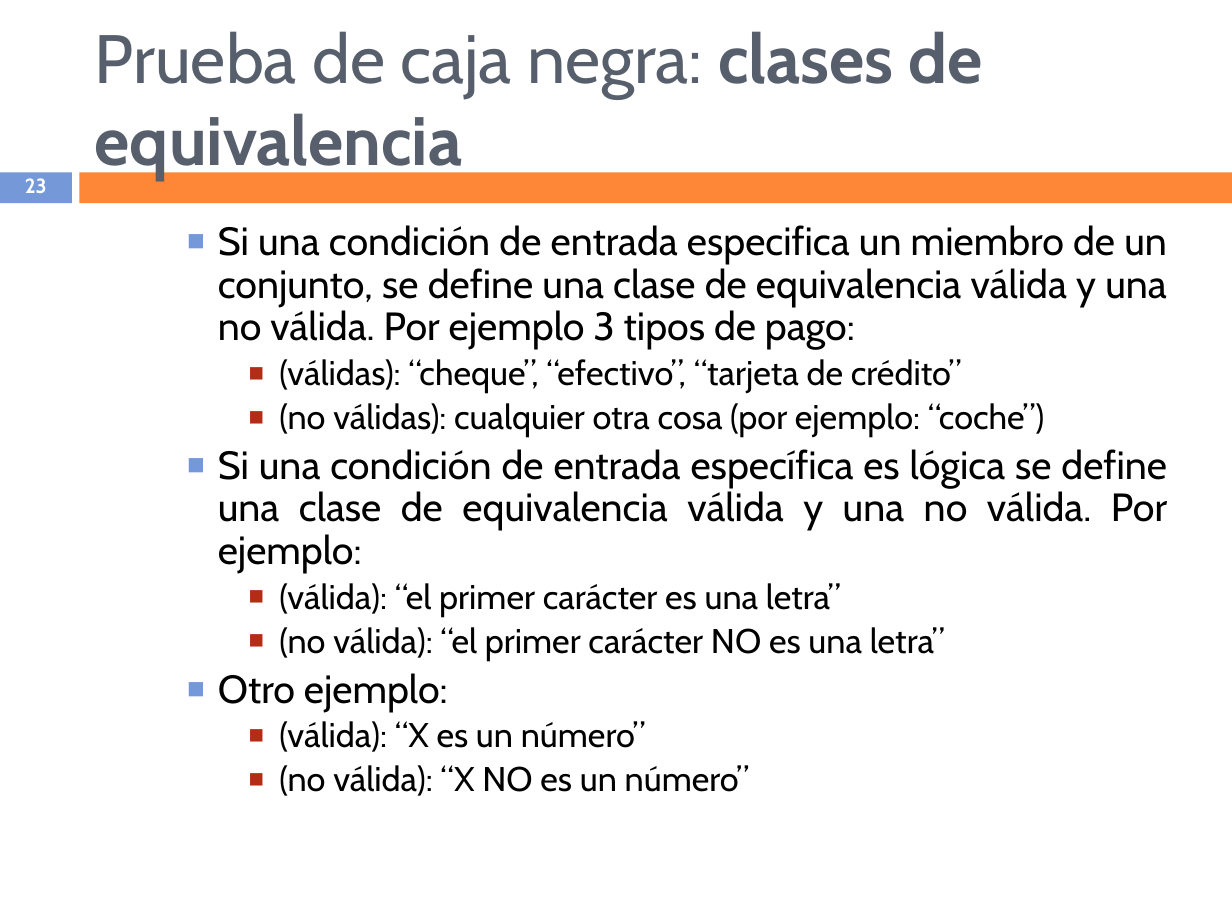
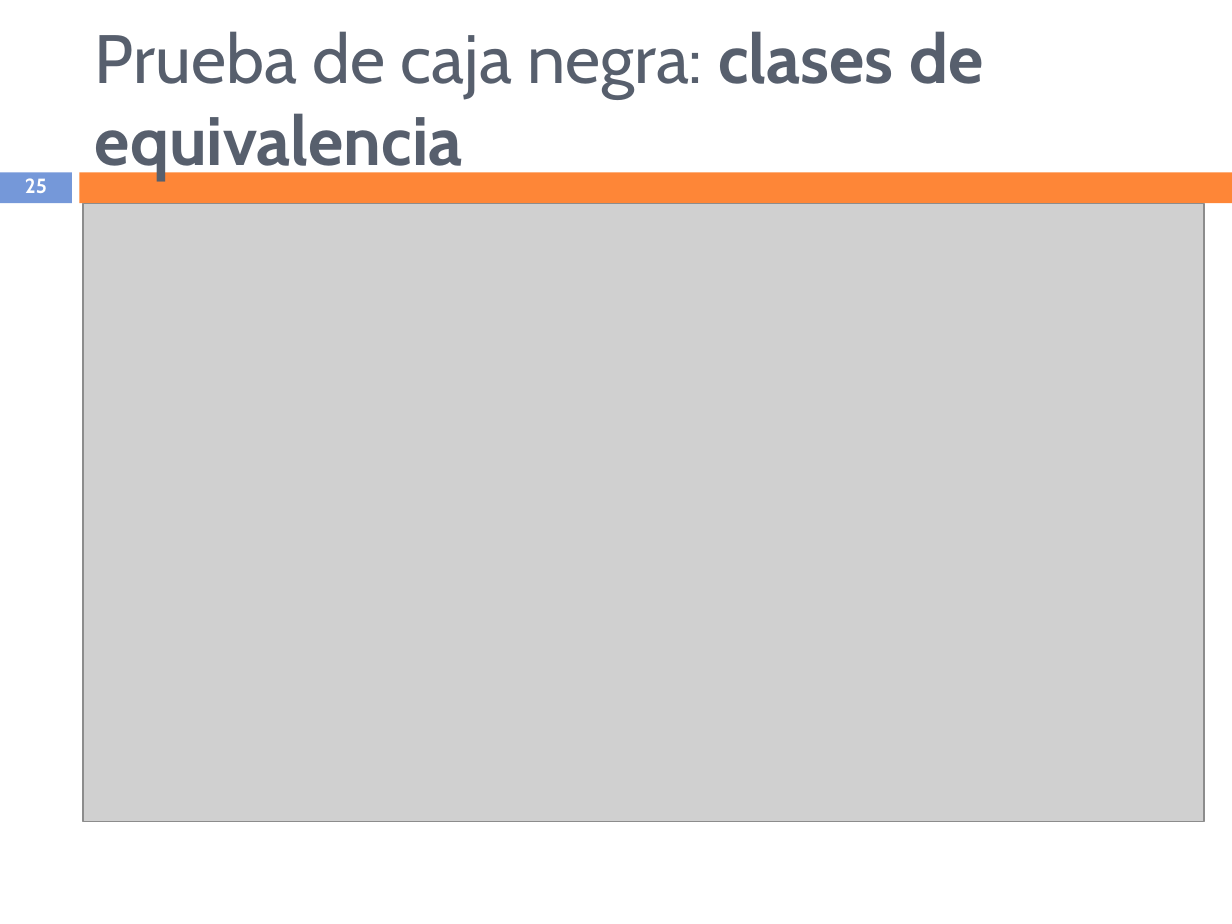
Before and after one commit to TerciodeMarte/DAM, a slide deck: slide 25 of DAM-1/ED/EVALUACION-3/TEMA-5/TEORIA/Diseño y realización de pruebas.ppt (slide 23 before the commit). Drawn at 1232x924 pixels with LibreOffice and Linux fonts; fonts in the diff are those of the drawing; grey boxes stand for pictures. Boxes give left, top, right and bottom in pixels: in the first picture for what was removed or moved away, otherwise in the second. Text is boxed around its words. In the diff, an @@ line names an element or a change of style, - is before the commit and + after.

```diff
--- a/DAM-1/ED/EVALUACION-3/TEMA-5/TEORIA/Diseño y realización de pruebas.ppt
+++ b/DAM-1/ED/EVALUACION-3/TEMA-5/TEORIA/Diseño y realización de pruebas.ppt
@@ page number at <box>25,178,47,193</box>: text changed @@
-23
+25
@@ picture added at <box>83,203,1204,821</box> @@
@@ text removed at <box>218,225,1167,796</box> @@
-    ■ Si una condición de entrada especifica un miembro de un conjunto, se define una clase de equivalencia válida y una no válida. Por ejemplo 3 tipos de pago:
-      ■ (válidas): “cheque”, “efectivo”, “tarjeta de crédito”
-      ■ (no válidas): cualquier otra cosa (por ejemplo: “coche”)
-    ■ Si una condición de entrada específica es lógica se define una clase de equivalencia válida y una no válida. Por ejemplo:
-      ■ (válida): “el primer carácter es una letra”
-      ■ (no válida): “el primer carácter NO es una letra”
-    ■ Otro ejemplo:
-      ■ (válida): “X es un número”
-      ■ (no válida): “X NO es un número”
```
Also in this commit, not shown: 5 other slides changed, 4 slides added, 2 other files.
